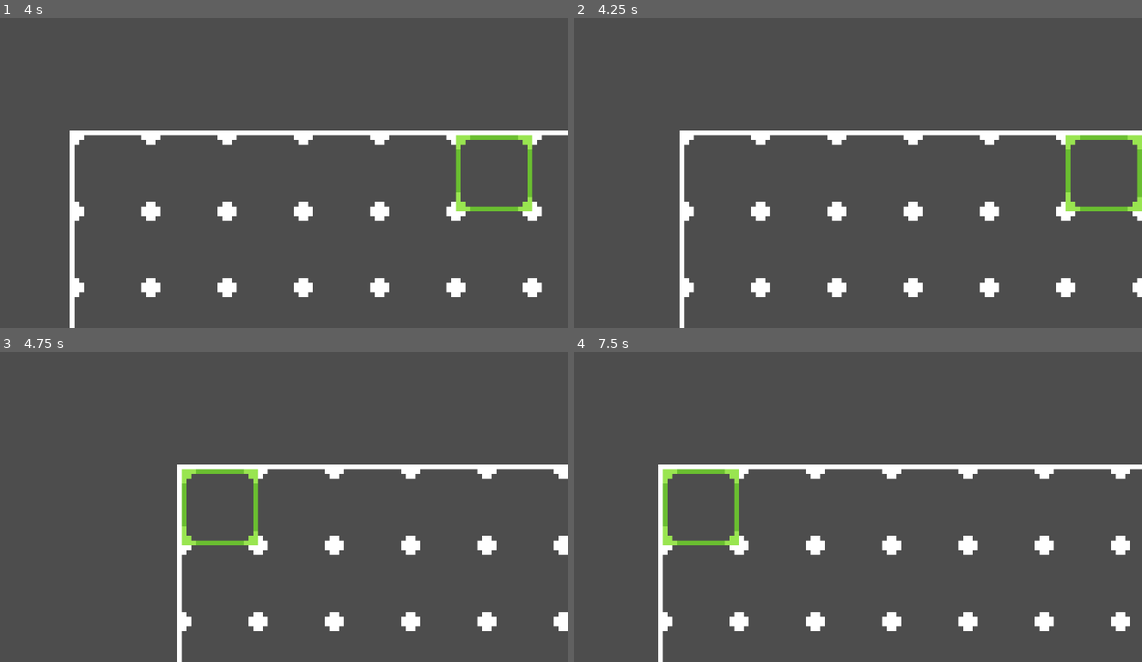
Above: before the commit, frames 1-4 (two rows, left to right).
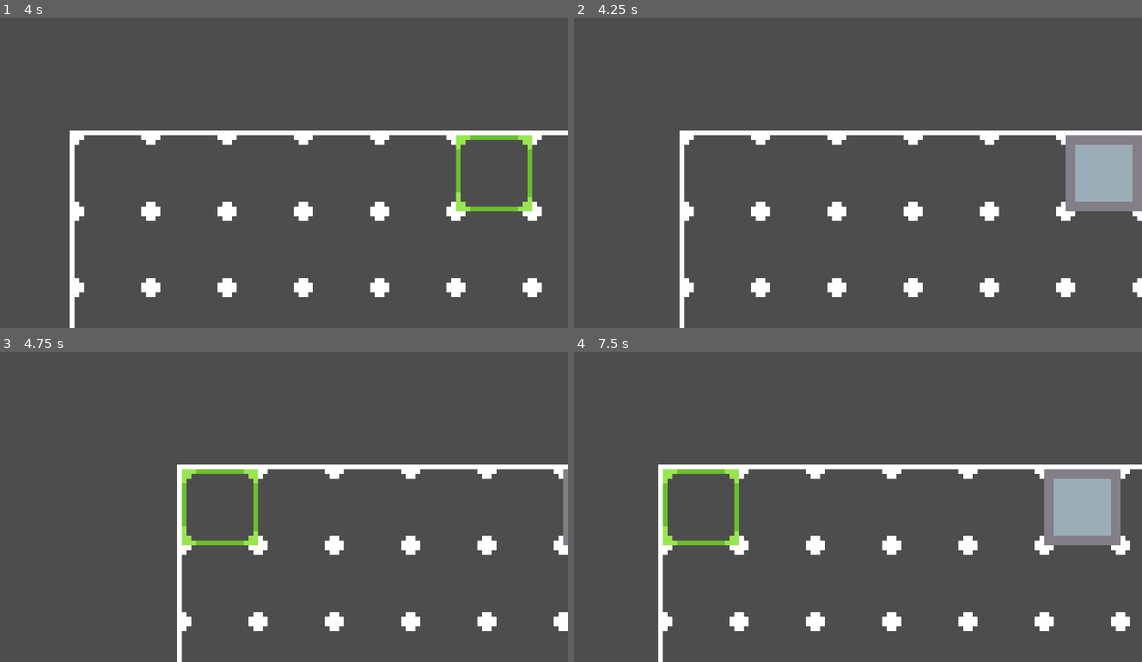
Above: after the commit, the same moments.

Repository: OppoOtis/BeatBomber
Game: Godot game, scene res://Scenes/LevelEditor.tscn
Same seed, same stepped clock (60 frames per second), same inputs: the game is played once before the commit and once after it. This scene is started directly instead of the project's main scene.
Inputs (mouse positions are in pixels of both pictures, inside the frame that each line leads up to):
- Up to frame 1 (4 s): tap Enter at 0.5 s; move the mouse to (374, 117) at 0.52 s; hold D (EditorRight) 0.53-1.28 s; move the mouse to (85, 154) at 1.27 s; hold S (Down) 1.28-2.03 s; move the mouse to (295, 49) at 2.02 s; hold D (EditorRight) 2.03-2.78 s; move the mouse to (193, 213) at 2.77 s; hold W (EditorUp) 2.78-3.53 s; move the mouse to (431, 191) at 3.52 s; hold A (EditorLeft) from 3.53 s (still down)
- Up to frame 2 (4.25 s): keep holding A (EditorLeft); click (1005, 191) at 4.15 s
- Up to frame 3 (4.75 s): keep holding A (EditorLeft); move the mouse to (17, 410) at 4.27 s
- Up to frame 4 (7.5 s): move the mouse to (835, 469) at 5.02 s; release A (EditorLeft) at 5.03 s; hold S (Down) 5.03-5.78 s; move the mouse to (693, 373) at 5.77 s; hold D (EditorRight) 5.78-6.53 s; move the mouse to (948, 451) at 6.52 s; hold W (EditorUp) 6.53-7.28 s; move the mouse to (659, 488) at 7.27 s; hold D (EditorRight) from 7.28 s (still down)

Frame 1 is identical in both runs. In frame 2, 3.3% of the frame differs, in the area x 86-100%, y 37-63%; in frame 3, 0.2%; in frame 4, 3.3%.

Commit message:
Cell and Region placement

Diff:
--- a/Scenes/LevelEditor.tscn
+++ b/Scenes/LevelEditor.tscn
@@ -10,7 +10,8 @@
 [ext_resource type="Script" path="res://Scripts/LevelEditor/Placement.gd" id="7_n6n4y"]
 [ext_resource type="Texture2D" uid="uid://oh1rhcmq6dw8" path="res://Art/TileSets/RuleTilesetTempWalls2.png" id="8_0ukdx"]
 [ext_resource type="Script" path="res://Scripts/LevelEditor/LevelData.gd" id="8_k5ods"]
-[ext_resource type="Script" path="res://Scripts/LevelEditor/TestTileMap.gd" id="9_kjihu"]
+[ext_resource type="Script" path="res://Scripts/LevelManaging/TileData.gd" id="11_noox3"]
+[ext_resource type="Script" path="res://Scripts/LevelManaging/LevelVisualizer.gd" id="11_rt1qa"]
 
 [sub_resource type="TileSetAtlasSource" id="TileSetAtlasSource_u4m34"]
 texture = ExtResource("2_jv0ur")
@@ -461,8 +462,13 @@
 [node name="LevelData" type="Node2D" parent="."]
 script = ExtResource("8_k5ods")
 
-[node name="TileMap" type="TileMap" parent="LevelData"]
+[node name="LevelVisualizer" type="Node2D" parent="LevelData"]
+script = ExtResource("11_rt1qa")
+
+[node name="Environment" type="TileMap" parent="LevelData"]
 texture_filter = 1
 tile_set = SubResource("TileSet_y1kxj")
 format = 2
-script = ExtResource("9_kjihu")
+
+[node name="TileData" type="Node2D" parent="."]
+script = ExtResource("11_noox3")
--- a/Scripts/LevelEditor/CursorMovement.gd
+++ b/Scripts/LevelEditor/CursorMovement.gd
@@ -55,7 +55,6 @@
 	if(cursorPosition != oldCursorPosition):
 			placement.cursorPosition = cursorPosition
 			oldCursorPosition = cursorPosition
-			print(cursorPosition, oldCursorPosition)
 
 func _input(event):
 	if event is InputEventMouseMotion:
--- a/Scripts/LevelEditor/LevelData.gd
+++ b/Scripts/LevelEditor/LevelData.gd
@@ -2,15 +2,39 @@
 
 var levelData = []
 
+var levelVisualizer
+
 func _ready():
+	levelVisualizer = $LevelVisualizer
 	_make_5d_array()
 
 func _make_5d_array():
 	for i in range(100):
 		var row = []
 		for j in range(100):
-			row.append(Vector3())
+			row.append(Vector3i())
 		levelData.append(row)
 
 #functions for updating levelData
 #like, fil cell, fill region, remove region
+func _fill_cell(x, y, value, type):
+	var vec = levelData[x][y]
+	match type:
+		0:
+			vec.x = value
+		1:
+			vec.y = value
+		2:
+			vec.z = value
+	levelData[x][y] = vec
+
+	levelVisualizer._draw_cell(x,y,value,type)
+
+func _fill_region(positionList,value):
+	var vec = Vector3i.ZERO
+	for position in positionList:
+		vec = levelData[position.x][position.y]
+		vec.x = value
+		levelData[position.x][position.y] = vec
+
+	levelVisualizer._draw_region(positionList,value)
--- a/Scripts/LevelEditor/Placement.gd
+++ b/Scripts/LevelEditor/Placement.gd
@@ -1,6 +1,48 @@
 extends Node
 
+var levelData
+
+#cursor data
 var cursorPosition: Vector2i
+var inputPosition: Vector2i
+var positionList = []
+
+#tile data
+var selectedTileID = 0
+
+
+func _ready():
+	levelData = $"../../LevelData"
 
 #functions for updating levelData
 #like, fil cell, fill region, remove region
+
+func _fill_cell():
+	levelData._fill_cell(cursorPosition.x,cursorPosition.y, selectedTileID, 0)
+	print("filled Cell")
+
+func _fill_region():
+	_fill_position_list()
+	levelData._fill_region(positionList, selectedTileID)
+	positionList.clear()
+	print("filled region")
+
+func _fill_position_list():
+	var x_step = 1 if cursorPosition.x > inputPosition.x else -1
+	var y_step = 1 if cursorPosition.y > inputPosition.y else -1
+
+	for x in range(inputPosition.x, cursorPosition.x + x_step, x_step):
+		for y in range(inputPosition.y, cursorPosition.y + y_step, y_step):
+			positionList.append(Vector2i(x, y))
+
+
+func _input(event):
+	if(Input.is_action_just_pressed("EditorPlace")):
+		inputPosition = cursorPosition
+		print("click")
+	if(Input.is_action_just_released("EditorPlace")):
+		print("un click")
+		if(cursorPosition == inputPosition):
+			_fill_cell()
+		else:
+			_fill_region()
--- a/Scripts/LevelEditor/TestTileMap.gd
+++ /dev/null
@@ -1,23 +0,0 @@
-extends TileMap
-
-@export var gridSize = 10
-var levelData = []
-
-# Called when the node enters the scene tree for the first time.
-func _ready():
-	#var cells: PackedVector2Array
-	#for x in gridSize:
-		#for y in gridSize:
-			#dic[str(Vector2(x,y))] = {
-				#"Type": "Cell"
-			#}
-			#cells.append(Vector2(x,y))
-	#set_cells_terrain_connect(0,cells,0,0)
-	_make_5d_array()
-
-func _make_5d_array():
-	for i in range(gridSize):
-		var row = []
-		for j in range(gridSize):
-			row.append(Vector3())
-		levelData.append(row)
--- /dev/null
+++ b/Scripts/LevelManaging/LevelVisualizer.gd
@@ -0,0 +1,42 @@
+extends Node
+
+var tileData
+
+var environmentTilemap
+var objectTilemap
+var itemTilemap
+
+func _ready():
+	tileData = $"../../TileData"
+	environmentTilemap = $"../Environment"
+
+func _draw_cell(x, y, value, type):
+	var tile
+	match type:
+		0:
+			tile = tileData._environment_tile_table(value)
+			print(tile["tileID"])
+			if(tile["terrainTile"]):
+				var cells = []
+				cells.append(Vector2i(x,y))
+				environmentTilemap.set_cells_terrain_connect(0,cells,tile["tileID"],0)
+				print("set a terrain tile")
+			else:
+				environmentTilemap.set_cell(0,Vector2i(x,y),tile["tileID"],Vector2i(0,0))
+				print("set a tile")
+		1:
+			print("nothing yet")
+		2:
+			print("nothing yet also")
+
+func _draw_region(positionList,value):
+	var tile
+	tile = tileData._environment_tile_table(value)
+	print(tile["tileID"])
+	if(tile["terrainTile"]):
+		environmentTilemap.set_cells_terrain_connect(0,positionList,tile["tileID"],0)
+		print("set a terrain tile")
+	else:
+		for position in positionList:
+			environmentTilemap.set_cell(0,position,tile["tileID"],Vector2i(0,0))
+			print("set a tile")
--- /dev/null
+++ b/Scripts/LevelManaging/TileData.gd
@@ -0,0 +1,19 @@
+extends Node2D
+
+#Environment Tile Table
+func _environment_tile_table(value):
+	match value:
+		0:
+			return {"tileID": 0,
+					"terrainTile": true}
+		1:
+			return {"tileID": 1,
+					"terrainTile": true}
+		2:
+			return {"tileID": 2,
+					"terrainTile": true}
+
+#Object Tile Table
+
+
+#Item Tile Table
--- a/project.godot
+++ b/project.godot
@@ -114,3 +114,13 @@
 , Object(InputEventKey,"resource_local_to_scene":false,"resource_name":"","device":0,"window_id":0,"alt_pressed":false,"shift_pressed":false,"ctrl_pressed":false,"meta_pressed":false,"pressed":false,"keycode":0,"physical_keycode":4194325,"key_label":0,"unicode":0,"echo":false,"script":null)
 ]
 }
+EditorPlace={
+"deadzone": 0.5,
+"events": [Object(InputEventMouseButton,"resource_local_to_scene":false,"resource_name":"","device":-1,"window_id":0,"alt_pressed":false,"shift_pressed":false,"ctrl_pressed":false,"meta_pressed":false,"button_mask":0,"position":Vector2(0, 0),"global_position":Vector2(0, 0),"factor":1.0,"button_index":1,"canceled":false,"pressed":false,"double_click":false,"script":null)
+]
+}
+EditorCancel={
+"deadzone": 0.5,
+"events": [Object(InputEventMouseButton,"resource_local_to_scene":false,"resource_name":"","device":-1,"window_id":0,"alt_pressed":false,"shift_pressed":false,"ctrl_pressed":false,"meta_pressed":false,"button_mask":0,"position":Vector2(0, 0),"global_position":Vector2(0, 0),"factor":1.0,"button_index":2,"canceled":false,"pressed":false,"double_click":false,"script":null)
+]
+}
Not shown: 1 places in Scenes/LevelEditor.tscn that only renumber resources
